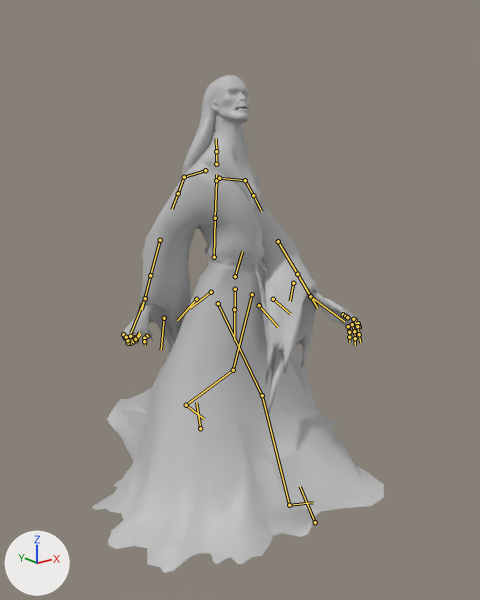
The glTF model assets_dev/worlds/mm7/models/mm7_m430.glb: old version first, new version second.
Rendered twice from a 50 mm lens placed at (-1.57, -2.09, 1.57), pointed at (0.01, -0.12, 0.78). Lighting does not change. The marker at lower left points along +X, +Y and +Z. The first picture is the older version. Both versions are drawn at frame 17 of the action 'Walking'; the numbers are the values there. The bones that change, and the others that lie on the model, are drawn over the model as lines.

Objects in the first picture: 'Wight'.
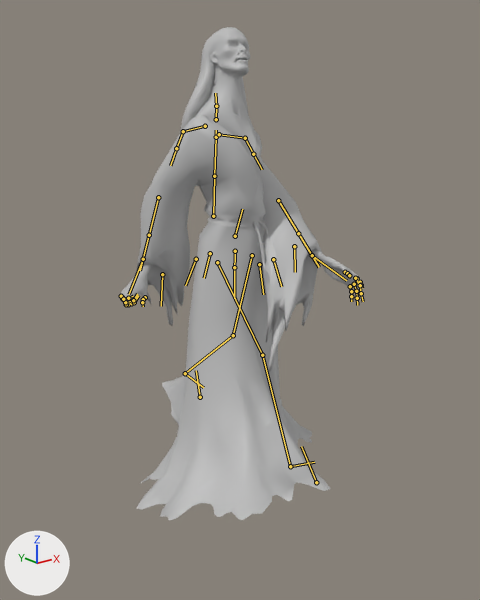
What differs and where, as boxes (x1, y1, x2, y2) in the pictures (480 x 600 px):
'Wight', posed (16% narrower): before (92, 75, 384, 573); after (120, 27, 364, 520)
bone 'B_Pelvis', root to tip: before (235, 276) to (242, 251); after (235, 236) to (242, 209)
bone 'B_Skirt0', root to tip: before (259, 305) to (278, 327); after (259, 264) to (263, 294)
bone 'B_Skirt1', root to tip: before (273, 299) to (290, 314); after (273, 259) to (281, 286)
bone 'B_Skirt2', root to tip: before (293, 283) to (290, 301); after (294, 246) to (295, 272)
bone 'B_Skirt4', root to tip: before (211, 292) to (190, 308); after (210, 253) to (204, 278)
bone 'B_Skirt5', root to tip: before (196, 299) to (177, 320); after (196, 259) to (185, 285)
bone 'B_Skirt6', root to tip: before (164, 318) to (161, 350); after (162, 274) to (161, 306)

The change in detail:
Bone 'B_Pelvis' (bone_b_pelvis) moves from (0.063, -0.107, -0.02) to (0.006, 0.047, -0.02).
Bone 'B_Skirt0' (bone_b_skirt0) turns from (17, 3, 31) to (0, 0, 0) degrees about its own x, y and z.
Bone 'B_Skirt1' (bone_b_skirt1) turns from (26, 2, 24) to (0, 0, 0) degrees about its own x, y and z.
Bone 'B_Skirt2' (bone_b_skirt2) turns from (14, -1, 25) to (0, 0, 0) degrees about its own x, y and z.
Bone 'B_Skirt4' (bone_b_skirt4) turns from (23, 4, 30) to (0, 0, 0) degrees about its own x, y and z.
Bone 'B_Skirt5' (bone_b_skirt5) turns from (21, 4, 24) to (0, 0, 0) degrees about its own x, y and z.
Bone 'B_Skirt6' (bone_b_skirt6) turns from (10, 0, 8) to (0, 0, 0) degrees about its own x, y and z.
